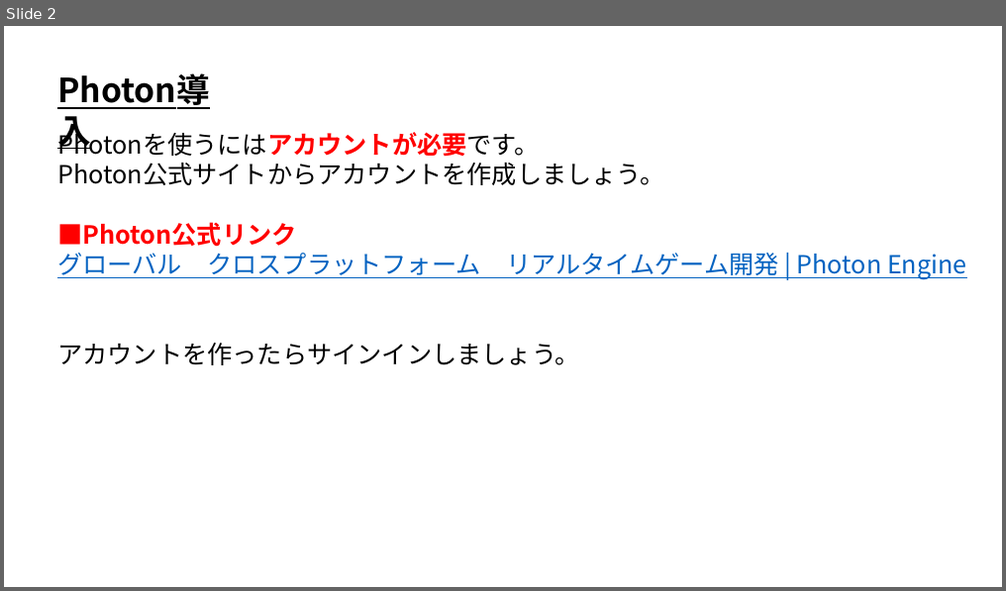
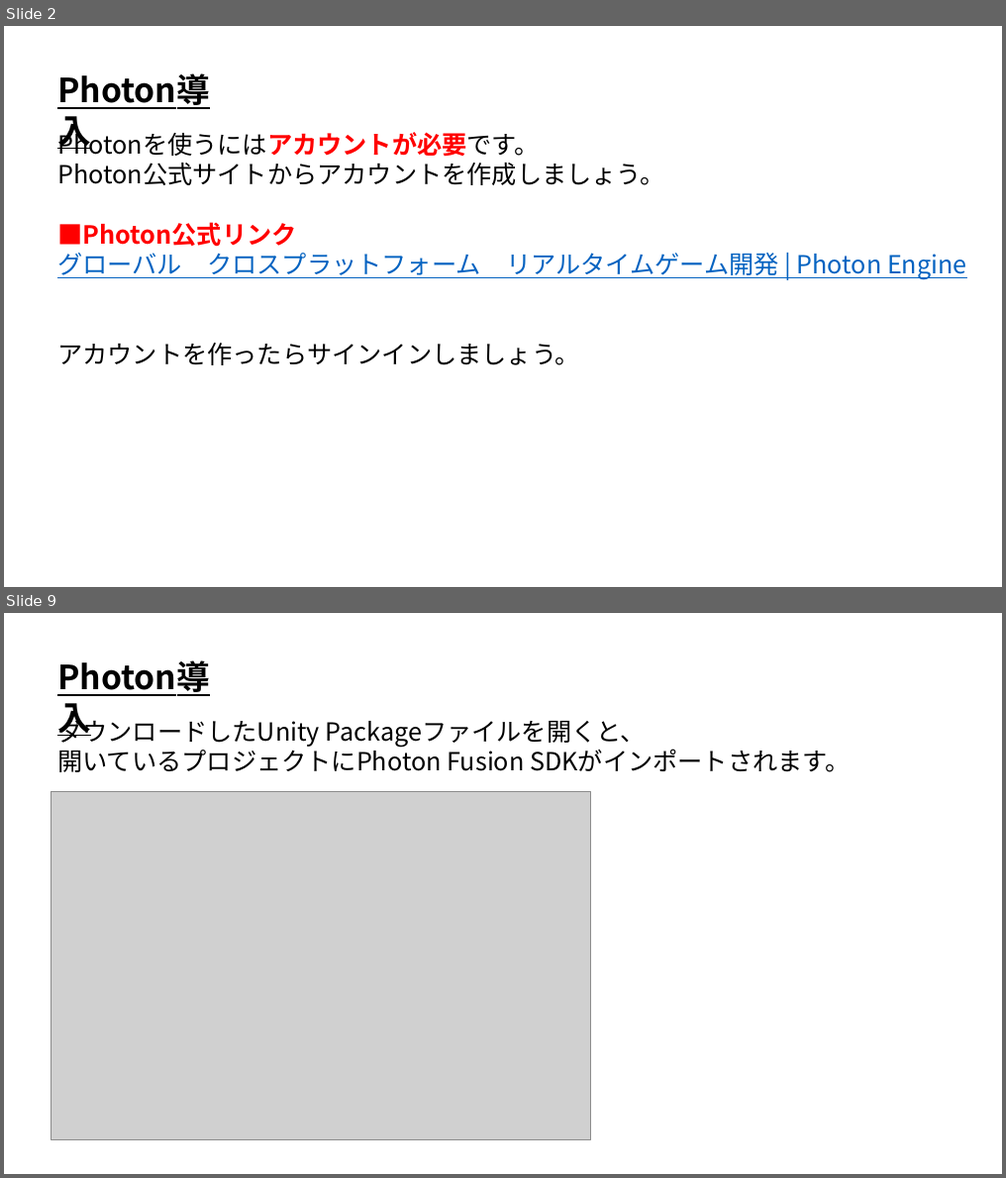
Before and after one commit to ArakiYusuke-Ohara/Textbook, a slide deck: ゲーム科3年/00_前期/オンラインゲームプログラミングⅡ/01_Photon導入.pptx. Shown one above the other, each under a label of ours: slide 2 before the commit, slides 2 and 9 after it; the slides between them are not shown. The pictures are 1006x591 and 1006x1178 pixels, drawn with LibreOffice and Linux fonts; fonts in the diff are those of the drawing; grey boxes stand for pictures. Boxes give left, top, right and bottom in pixels: in the first picture for what was removed or moved away, otherwise in the second. Text is boxed around its words. In the diff, an @@ line names an element or a change of style, - is before the commit and + after.

```diff
--- a/ゲーム科3年/00_前期/オンラインゲームプログラミングⅡ/01_Photon導入.pptx
+++ b/ゲーム科3年/00_前期/オンラインゲームプログラミングⅡ/01_Photon導入.pptx
@@ slide 9 added at box(4, 613, 1002, 1174), background #FFFFFF @@
@@ text added at box(51, 654, 251, 701), 32 pt, text #000000, bold, underline @@
+Photon導入
@@ text added at box(57, 715, 849, 772), 24 pt, text #000000 @@
+ダウンロードしたUnity Packageファイルを開くと、
+開いているプロジェクトにPhoton Fusion SDKがインポートされます。
@@ picture added at box(51, 792, 590, 1140) @@
```
Also in this commit, not shown: 5 slides changed, 3 other slides added, 3 slides removed, 8 other files.
